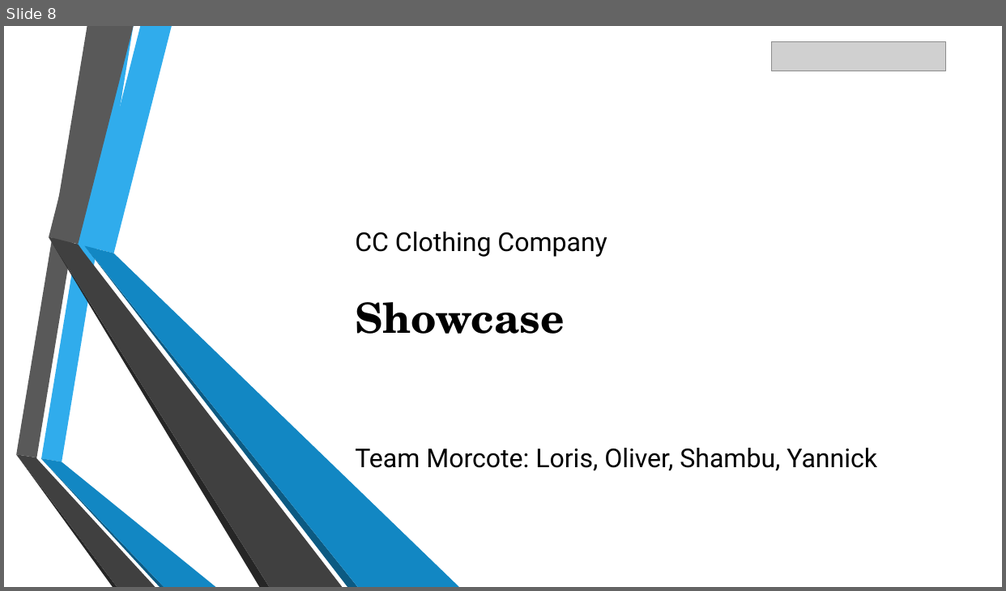
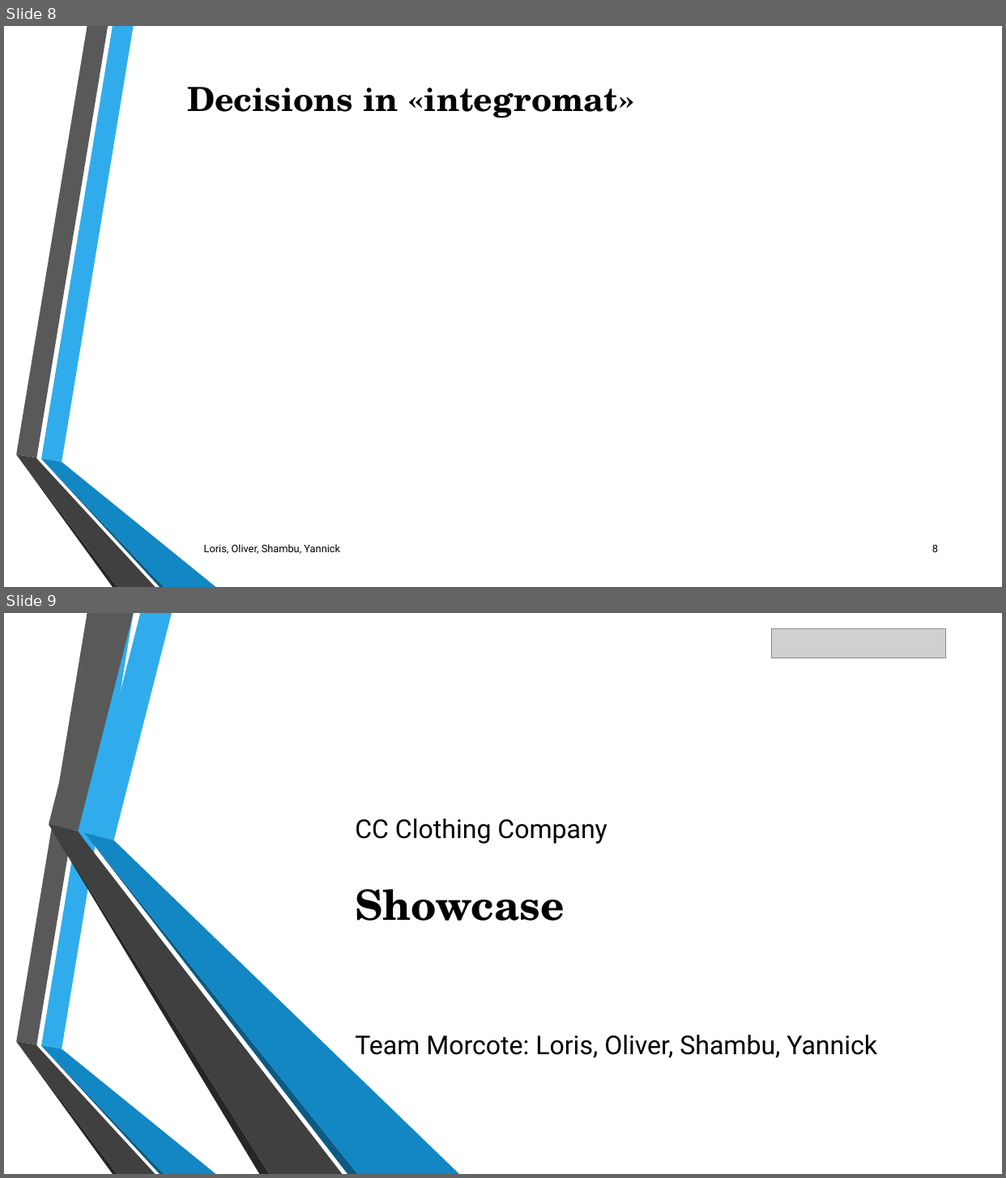
Before and after one commit to DigiBP/digibp-morcote, a slide deck: DBP_Morcote_CC_ClothingCompany.pptx. Shown one above the other, each under a label of ours: slide 8 before the commit, slides 8 and 9 after it. The pictures are 1006x591 and 1006x1178 pixels, drawn with LibreOffice and Linux fonts; fonts in the diff are those of the drawing; grey boxes stand for pictures. Boxes give left, top, right and bottom in pixels: in the first picture for what was removed or moved away, otherwise in the second. Text is boxed around its words. In the diff, an @@ line names an element or a change of style, - is before the commit and + after.

```diff
--- a/DBP_Morcote_CC_ClothingCompany.pptx
+++ b/DBP_Morcote_CC_ClothingCompany.pptx
@@ slide 8 added at [4, 26, 1002, 587], background #FFFFFF; not listed: 6 template elements that a slide beside it also shows @@
@@ text added at [187, 87, 635, 118], 32 pt, text #000000, bold @@
+Decisions in «integromat»
@@ text added at [204, 544, 340, 554], 10 pt, text #000000 @@
+Loris, Oliver, Shambu, Yannick
@@ page number added at [932, 544, 938, 552], 10 pt, text #000000 @@
+8
@@ what was slide 8 is now slide 9 @@
```
Also in this commit, not shown: 2 slides changed.
